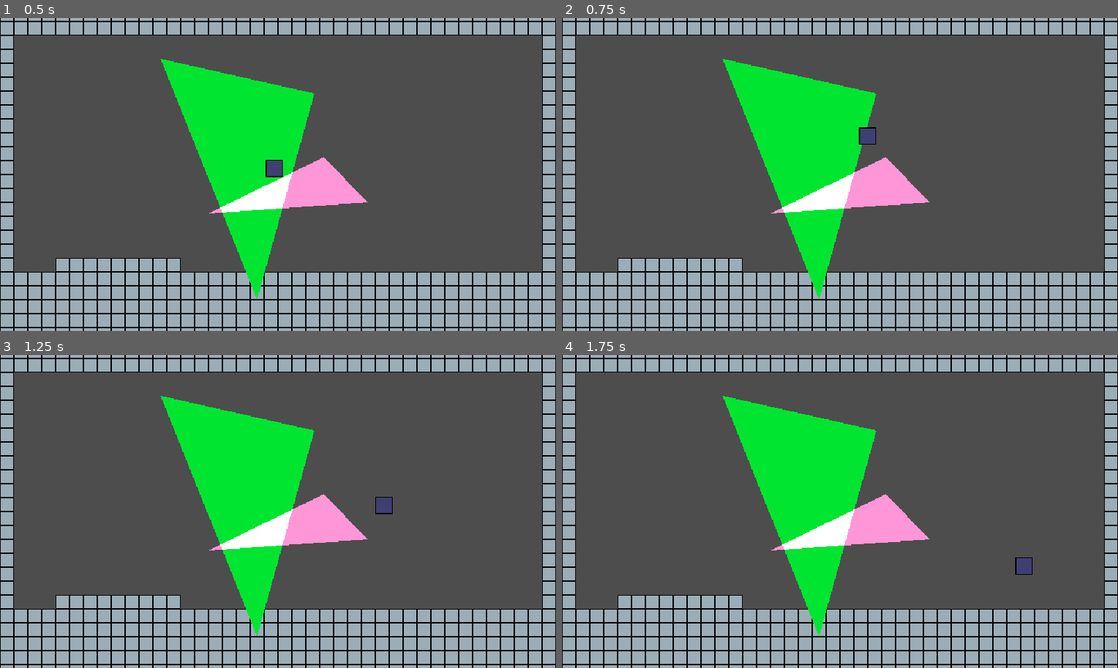
Above: before the commit, frames 1-4 (two rows, left to right).
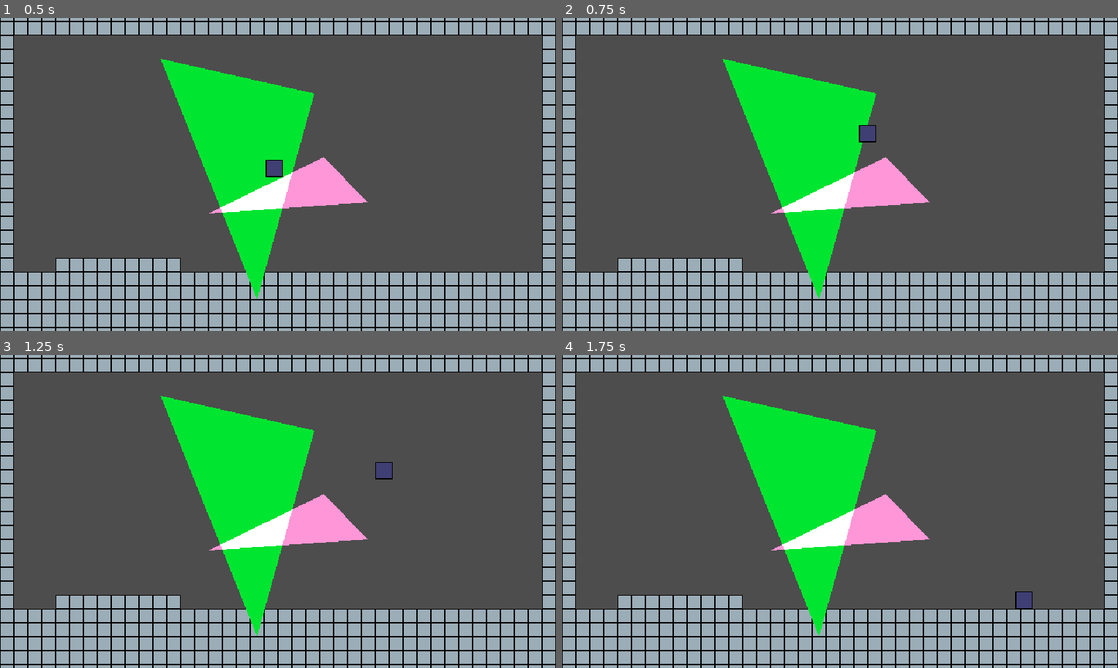
Above: after the commit, the same moments.

Repository: robotmaster/game-off-2026
Game: Godot game, scene res://scenes/room1.tscn
The game is run twice, just before and just after one commit, with the same random seed, the same clock (stepped at 60 frames per second) and the same inputs.
Inputs:
- Up to frame 1 (0.5 s): no input
- Up to frame 2 (0.75 s): tap Enter at 0.5 s; hold Right (right) from 0.53 s (still down); hold Up (up) from 0.53 s (still down)
- Up to frame 3 (1.25 s): keep holding Right (right); keep holding Up (up)
- Up to frame 4 (1.75 s): keep holding Right (right); release Up (up) at 1.28 s; tap Up (up) at 1.35, 1.52 s

Frame 1 is identical in both runs. In frame 2, less than 0.1% of the frame differs, in the area x 53-57%, y 34-41%; in frame 3, 0.3%, in the area x 67-71%, y 34-51%; in frame 4, 0.3%.

Commit message:
improved player controls

Diff:
--- a/game-off-2026/scenes/player.tscn
+++ b/game-off-2026/scenes/player.tscn
@@ -14,3 +14,21 @@
 
 [node name="CollisionShape2D" type="CollisionShape2D" parent="." unique_id=1655013475]
 shape = SubResource("RectangleShape2D_g2els")
+
+[node name="JumpBoostingTimer" type="Timer" parent="." unique_id=609621427]
+unique_name_in_owner = true
+process_callback = 0
+wait_time = 0.15
+one_shot = true
+
+[node name="JumpBufferTimer" type="Timer" parent="." unique_id=1492971695]
+unique_name_in_owner = true
+process_callback = 0
+wait_time = 0.1
+one_shot = true
+
+[node name="CoyoteTimer" type="Timer" parent="." unique_id=1841549992]
+unique_name_in_owner = true
+process_callback = 0
+wait_time = 0.07
+one_shot = true
--- a/game-off-2026/scripts/player.gd
+++ b/game-off-2026/scripts/player.gd
@@ -2,26 +2,48 @@
 
 
 const SPEED = 180.0
-const JUMP_VELOCITY = -250.0
+const JUMP_VELOCITY = -200.0
 
 const FLOOR_GRAVITY_MULT = 4
 const DOWNWARD_GRAVITY_MULT = 1.2
+const JUMP_STOP_SPEED_CUT := 1.8
+
+var _holding_jump_after_jump := false
 
 func _physics_process(delta: float) -> void:
+	if not Input.is_action_pressed("up"):
+		_holding_jump_after_jump = false
+		%JumpBoostingTimer.stop()
+
+
 	if is_on_floor():
 		velocity = get_gravity() * delta * FLOOR_GRAVITY_MULT
 	elif velocity.y > 0:
 		velocity += get_gravity() * delta * DOWNWARD_GRAVITY_MULT
 	else:
-		velocity += get_gravity() * delta
+		if not _holding_jump_after_jump:
+			velocity += get_gravity() * delta * JUMP_STOP_SPEED_CUT
+		else:
+			velocity += get_gravity() * delta
 
-	if Input.is_action_just_pressed("up") and is_on_floor():
+	if is_on_floor():
+		%CoyoteTimer.start()
+	if Input.is_action_just_pressed("up"):
+		%JumpBufferTimer.start()
+
+	if not %JumpBufferTimer.is_stopped() and not %CoyoteTimer.is_stopped():
+		%JumpBufferTimer.stop()
+		%JumpBoostingTimer.start()
+		_holding_jump_after_jump = true
+	if not %JumpBoostingTimer.is_stopped():
 		velocity.y = JUMP_VELOCITY
 
+	_handle_horizontal_movement(delta)
+	move_and_slide()
+
+func _handle_horizontal_movement(delta: float) -> void:
 	var direction := Input.get_axis("left", "right")
 	if direction:
 		velocity.x = direction * SPEED
 	else:
 		velocity.x = move_toward(velocity.x, 0, SPEED)
-
-	move_and_slide()
